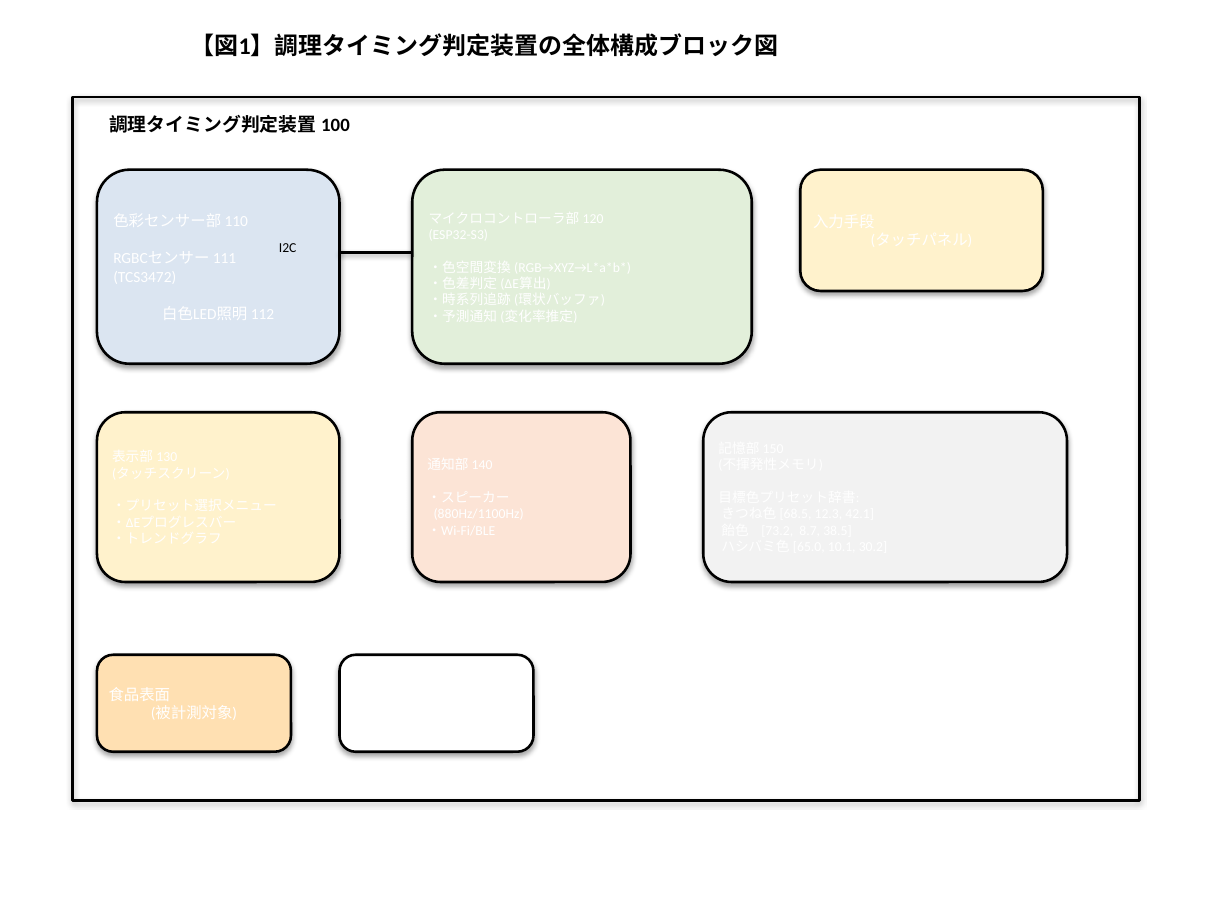
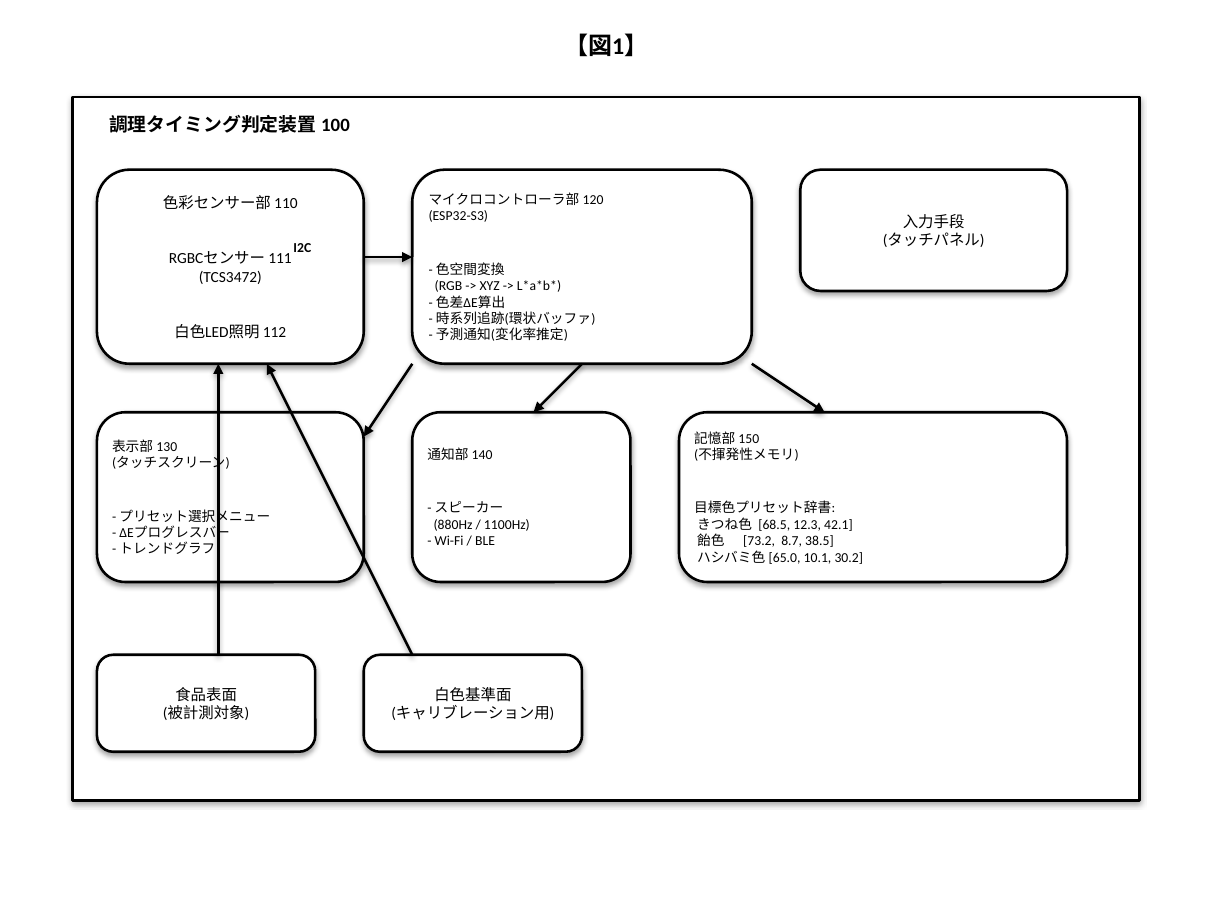
Before and after one commit to bougtoir/heat-accidents-mortality, a slide deck: slide 1 of color_cooking_concept/filing_docs/patent_figures.pptx. Drawn at 1232x924 pixels with LibreOffice and Linux fonts; fonts in the diff are those of the drawing. Boxes give left, top, right and bottom in pixels: in the first picture for what was removed or moved away, otherwise in the second. Text is boxed around its words. In the diff, an @@ line names an element or a change of style, - is before the commit and + after.

```diff
--- a/color_cooking_concept/filing_docs/patent_figures.pptx
+++ b/color_cooking_concept/filing_docs/patent_figures.pptx
@@ text at bbox=[564, 33, 648, 57]: text changed @@
-【図1】調理タイミング判定装置の全体構成ブロック図
+【図1】
@@ rectangle at bbox=[73, 97, 1140, 801]: fill none to #FFFFFF @@
@@ rounded rectangle "色彩センサー部 110": place and size @@
-rounded rectangle "色彩センサー部 110" at bbox=[97, 170, 340, 363]
+rounded rectangle "色彩センサー部 110" at bbox=[97, 170, 365, 363]
@@ rounded rectangle "色彩センサー部 110" at bbox=[97, 170, 365, 363]: fill #DBE5F1 to #FFFFFF @@
@@ rounded rectangle "マイクロコントローラ部 120" at bbox=[413, 170, 753, 363]: fill #E2EFDA to #FFFFFF @@
@@ rounded rectangle "入力手段" at bbox=[801, 170, 1068, 291]: fill #FFF2CC to #FFFFFF @@
@@ rounded rectangle "入力手段": place and size @@
-rounded rectangle "入力手段" at bbox=[801, 170, 1044, 291]
+rounded rectangle "入力手段" at bbox=[801, 170, 1068, 291]
@@ text in rounded rectangle at bbox=[163, 195, 297, 339]: text added @@
+色彩センサー部 110
+RGBCセンサー 111
+(TCS3472)
+白色LED照明 112
@@ text in rounded rectangle at bbox=[429, 192, 604, 341]: text added @@
+マイクロコントローラ部 120
+(ESP32-S3)
+- 色空間変換
+(RGB -> XYZ -> L*a*b*)
+- 色差ΔE算出
+- 時系列追跡(環状バッファ)
+- 予測通知(変化率推定)
@@ text "I2C": place and size @@
-text "I2C" at bbox=[279, 243, 297, 252]
+text "I2C" at bbox=[293, 243, 311, 252]
@@ text "I2C" at bbox=[293, 243, 311, 252]: bold on @@
@@ text in rounded rectangle at bbox=[883, 214, 985, 247]: text added @@
+入力手段
+(タッチパネル)
@@ line moved from (340, 253) - (413, 253) to (363, 257) - (413, 257) @@
@@ line (363, 257) - (413, 257): line to arrow @@
@@ arrow added from (218, 654) to (218, 363), #000000 1.5 pt @@
@@ arrow added from (413, 654) to (267, 363), #000000 1.5 pt @@
@@ arrow added from (413, 363) to (363, 436), #000000 1.5 pt @@
@@ arrow added from (582, 363) to (533, 413), #000000 1.5 pt @@
@@ arrow added from (752, 363) to (824, 413), #000000 1.5 pt @@
@@ rounded rectangle "表示部 130": place and size @@
-rounded rectangle "表示部 130" at bbox=[97, 413, 340, 583]
+rounded rectangle "表示部 130" at bbox=[97, 413, 365, 583]
@@ rounded rectangle "表示部 130" at bbox=[97, 413, 365, 583]: fill #FFF2CC to #FFFFFF @@
@@ rounded rectangle "通知部 140" at bbox=[413, 413, 631, 583]: fill #FCE4D6 to #FFFFFF @@
@@ rounded rectangle "記憶部 150": place and size @@
-rounded rectangle "記憶部 150" at bbox=[703, 413, 1067, 583]
+rounded rectangle "記憶部 150" at bbox=[679, 413, 1067, 583]
@@ rounded rectangle "記憶部 150" at bbox=[679, 413, 1067, 583]: fill #F2F2F2 to #FFFFFF @@
@@ text in rounded rectangle at bbox=[112, 439, 270, 554]: text added @@
+表示部 130
+(タッチスクリーン)
+- プリセット選択メニュー
+- ΔEプログレスバー
+- トレンドグラフ
@@ text in rounded rectangle at bbox=[427, 447, 530, 545]: text added @@
+通知部 140
+- スピーカー
+(880Hz / 1100Hz)
+- Wi-Fi / BLE
@@ text in rounded rectangle at bbox=[694, 431, 864, 564]: text added @@
+記憶部 150
+(不揮発性メモリ)
+目標色プリセット辞書:
+きつね色 [68.5, 12.3, 42.1]
+飴色 [73.2, 8.7, 38.5]
+ハシバミ色 [65.0, 10.1, 30.2]
@@ rounded rectangle "食品表面": place and size @@
-rounded rectangle "食品表面" at bbox=[97, 654, 291, 752]
+rounded rectangle "食品表面" at bbox=[97, 654, 315, 752]
@@ rounded rectangle "食品表面" at bbox=[97, 654, 315, 752]: fill #FFE0B2 to #FFFFFF @@
@@ rounded rectangle "白色基準面": place and size @@
-rounded rectangle "白色基準面" at bbox=[340, 654, 533, 752]
+rounded rectangle "白色基準面" at bbox=[363, 654, 582, 752]
@@ text in rounded rectangle at bbox=[163, 687, 249, 720]: text added @@
+食品表面
+(被計測対象)
@@ text in rounded rectangle at bbox=[391, 687, 554, 720]: text added @@
+白色基準面
+(キャリブレーション用)
```
Also in this commit, not shown: 6 other slides changed, 1 other file.
